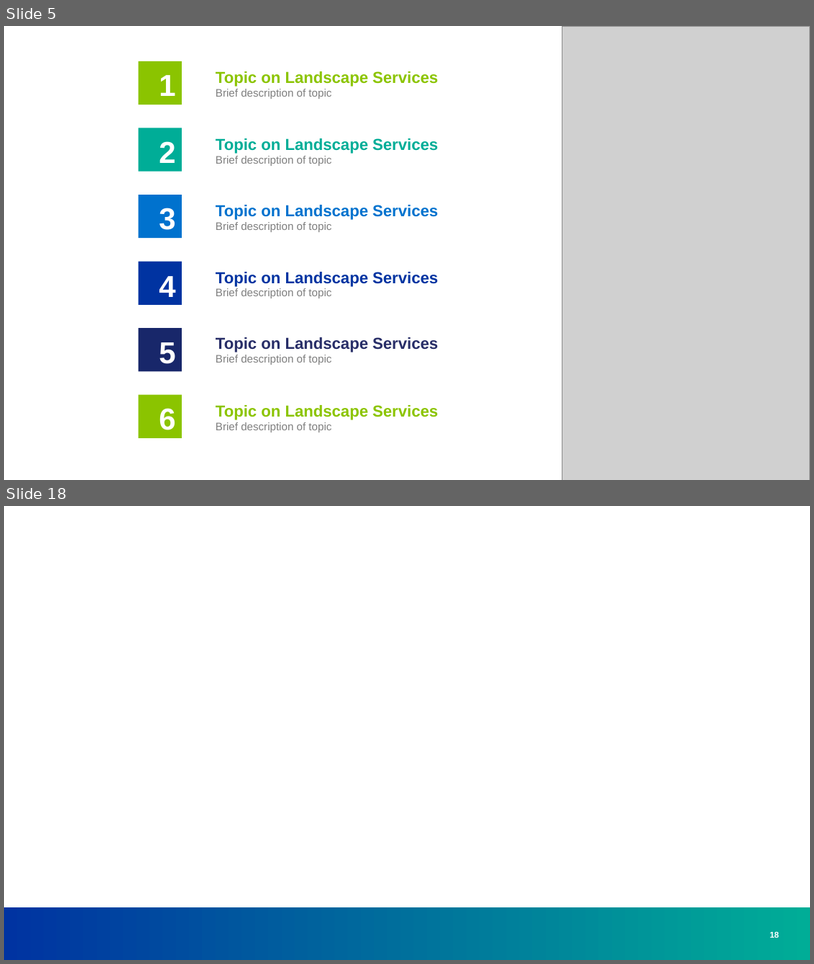
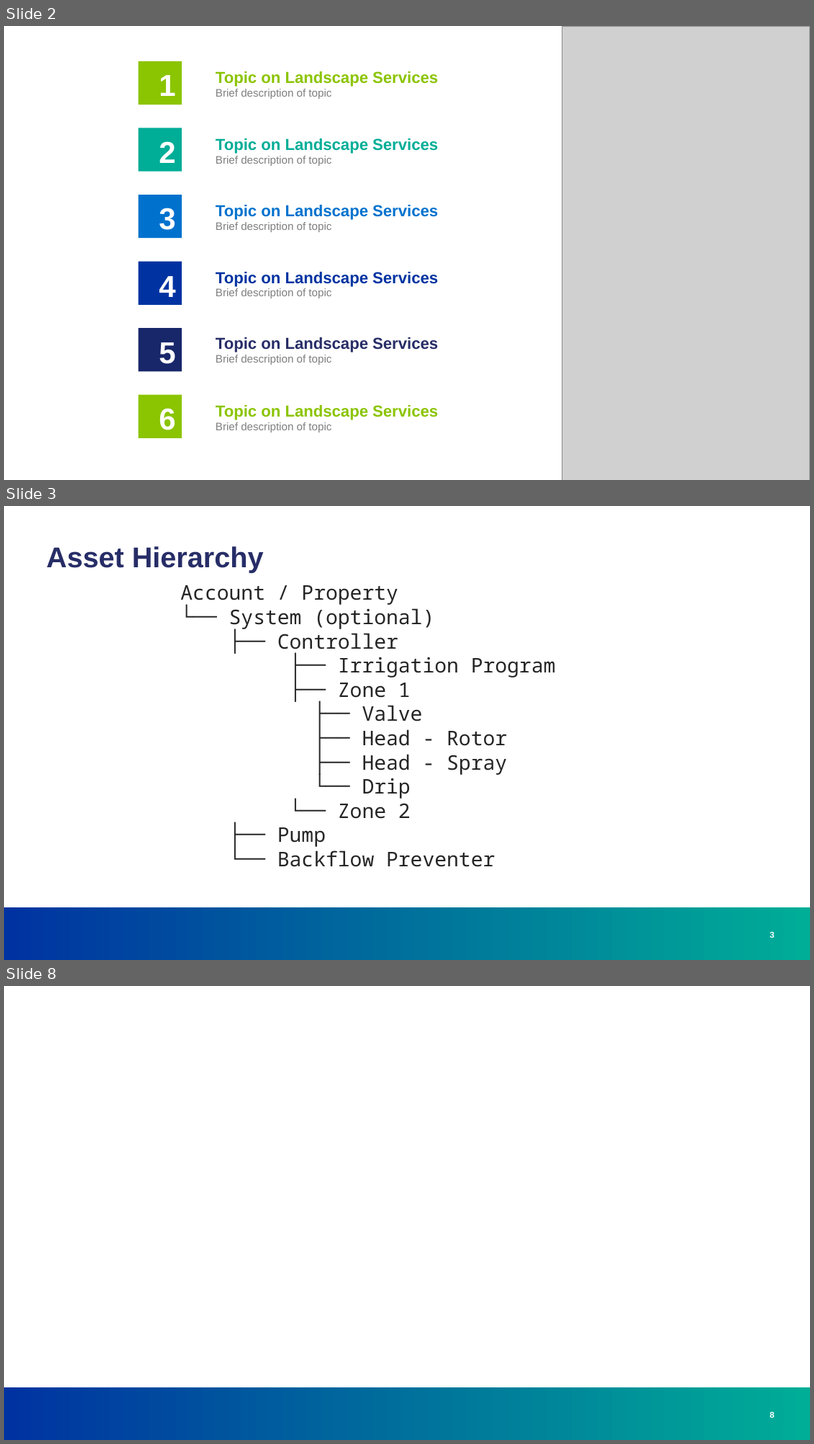
Before and after one commit to greg-e/irrigation, a slide deck: fsm_irrigation.pptx. Shown one above the other, each under a label of ours: slides 5 and 18 before the commit, slides 2, 3 and 8 after it; the slides between them are not shown. The pictures are 814x964 and 814x1444 pixels, drawn with LibreOffice and Linux fonts; fonts in the diff are those of the drawing; grey boxes stand for pictures; background and template pictures are left out. Boxes give left, top, right and bottom in pixels: in the first picture for what was removed or moved away, otherwise in the second. Text is boxed around its words. In the diff, an @@ line names an element or a change of style, - is before the commit and + after.

Commit message:
Update irrigation presentation

```diff
--- a/fsm_irrigation.pptx
+++ b/fsm_irrigation.pptx
@@ slide 3 added at <box>4,506,810,960</box>, background #FFFFFF; not listed: 1 template element that a slide beside it also shows @@
@@ title added at <box>46,546,264,573</box>, 34 pt, text #272D67, bold @@
+Asset Hierarchy
@@ text added at <box>180,585,556,867</box>, 24 pt, text #252525 @@
+Account / Property
+└── System (optional)
+├── Controller
+├── Irrigation Program
+├── Zone 1
+├── Valve
+├── Head - Rotor
+├── Head - Spray
+└── Drip
+└── Zone 2
+├── Pump
+└── Backflow Preventer
@@ page number added at <box>770,932,774,937</box>, 10 pt, text #FFFFFF, bold @@
+3
@@ what was slide 5 is now slide 2 @@
@@ what was slide 18 is now slide 8 @@
@@ page number at <box>770,1411,774,1419</box>: text changed @@
-18
+8
```
Also in this commit, not shown: 5 other slides added, 16 slides removed.
